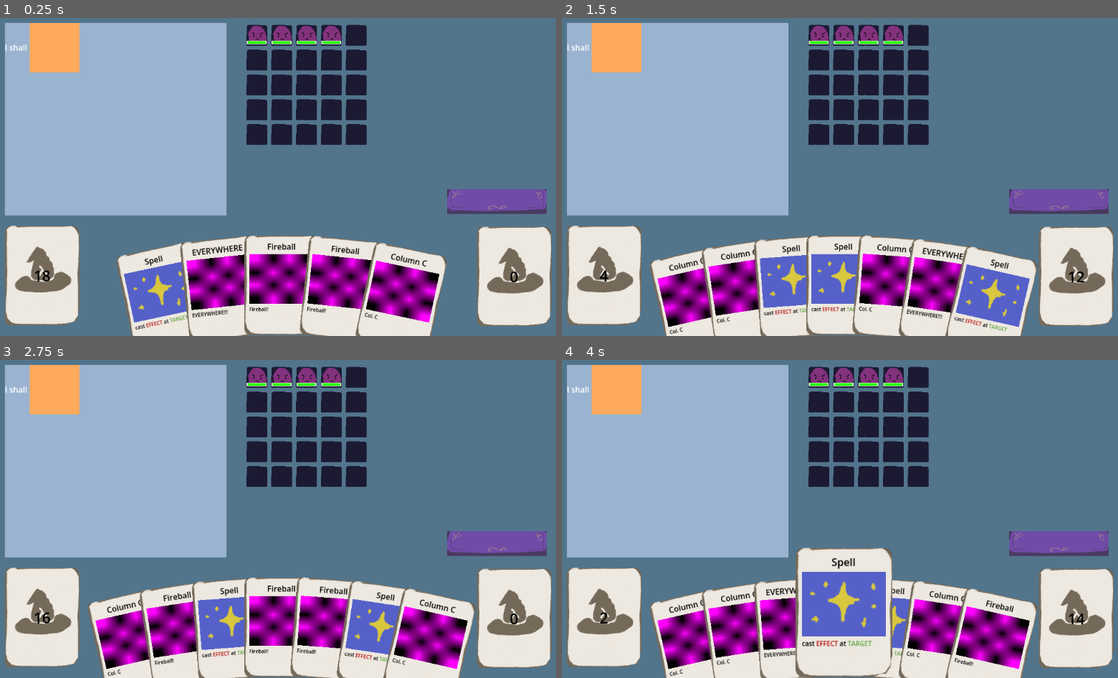
Above: before the commit, frames 1-4 (two rows, left to right).
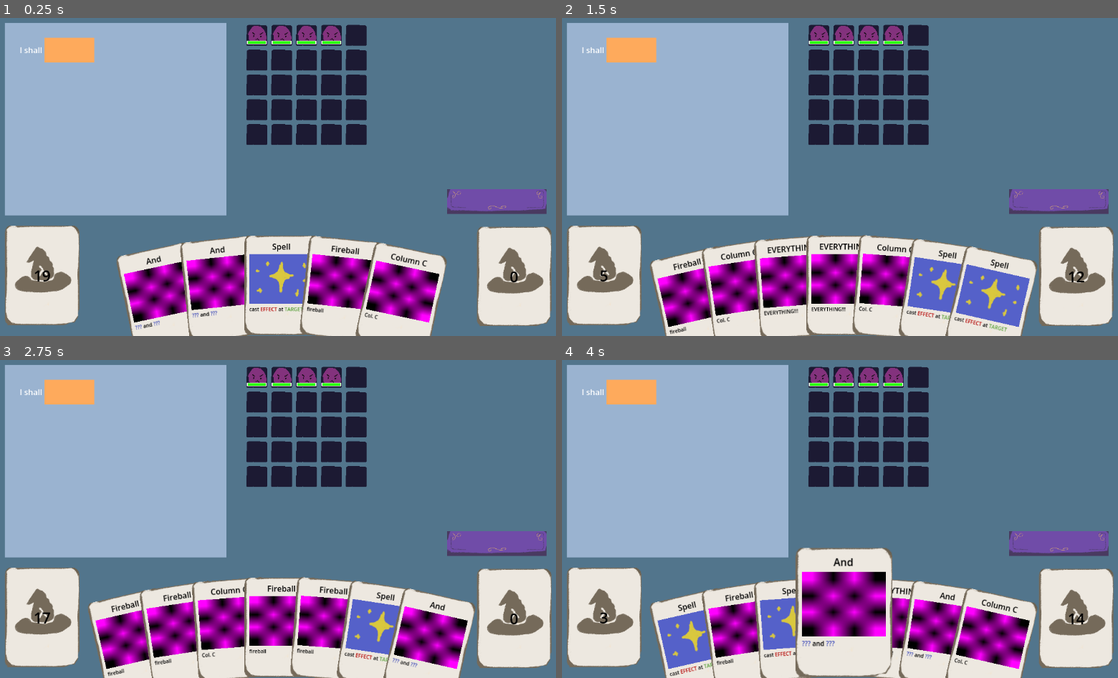
Above: after the commit, the same moments.

Repository: FlyingCheeseDemon/lexomancer
Game: Godot game, scene res://scenes/main.tscn
Same seed, same stepped clock (60 frames per second), same inputs: the game is played once before the commit and once after it.
Inputs (mouse positions are in pixels of both pictures, inside the frame that each line leads up to):
- Up to frame 1 (0.25 s): no input
- Up to frame 2 (1.5 s): click (1056, 202) at 0.5 s; click (1056, 202) at 1.25 s
- Up to frame 3 (2.75 s): click (494, 544) at 2 s
- Up to frame 4 (4 s): tap Enter at 2.75 s; drag from (617, 388) to (895, 445) at 2.77 s; tap Space at 3.5 s; drag from (617, 388) to (812, 582) at 3.52 s

The runs differ from the first frame. In frame 1, 4.9% of the frame differs, in the area x 0-59%, y 1-98%; in frame 2, 5.7%; in frame 3, 3.0%; in frame 4, 7.9%, in the area x 0-83%, y 1-100%.

Commit message:
refactor spell tree to be less convoluted and prettier
and conjunction AND included

Diff:
--- a/1_resources/statements/_statement_functions.gd
+++ b/1_resources/statements/_statement_functions.gd
@@ -4,13 +4,35 @@
 	var modifying:Statement = self_statement.substatement_pointers[0]
 	modifying.execute(gamestate)
 
-static func execute_fireball(_gamestate:Game,_self_statement:Statement) -> Callable:
-	return fireball
+static func execute_and(gamestate:Game,self_statement:Statement): # return value depends on situation
+	var substatement_1:Statement = self_statement.substatement_pointers[0]
+	var substatement_2:Statement = self_statement.substatement_pointers[1]
 
-static func fireball(battlefield:Battlefield,target:Vector2i) -> void:
-	var entity:Entity = battlefield.get_entity_from_position(target)
-	if entity:
-		entity.change_health(-5)
+	assert(substatement_1.type == substatement_2.type)
+	assert(substatement_1.type != 3) # conjuction type will always be overwritten on use
+	# {MODIFYING, TARGET, EFFECT, CONJUNCTION, ENTITY}
+	match substatement_1.type:
+		0: # modifying. these are full spells, just cast both
+			substatement_1.execute(gamestate)
+			substatement_2.execute(gamestate)
+		1: # target. these are arrays of coordinates, concatenate them and return
+			var vec1 = substatement_1.execute(gamestate)
+			var vec2 = substatement_2.execute(gamestate)
+			return vec1 + vec2
+		2: # effect. these return callables. construct a new callable which does both
+			# the arguments of the callables are the battlefield and the target positions
+			var func1 = substatement_1.execute(gamestate)
+			var func2 = substatement_2.execute(gamestate)
+
+			var combined_function = func (battlefield,target_arrays):
+				func1.call(battlefield,target_arrays)
+				func2.call(battlefield,target_arrays)
+
+			return combined_function
+		4:
+			# not implemented
+			pass
+
 
 static func execute_spell1(gamestate:Game,self_statement:Statement) -> void:
 	var effect:Statement = self_statement.substatement_pointers[0]
@@ -22,6 +44,26 @@
 	for target_position:Vector2i in target_spaces:
 		effect_function.call(gamestate.battlefield,target_position)
 
+static func execute_spell2(gamestate:Game,self_statement:Statement) -> void:
+	var effect:Statement = self_statement.substatement_pointers[0]
+	var target:Statement = self_statement.substatement_pointers[1]
+
+	var target_spaces:Array[Vector2i] = target.execute(gamestate)
+	var effect_function:Callable = effect.execute(gamestate)
+
+	for target_position:Vector2i in target_spaces:
+		effect_function.call(gamestate.battlefield,target_position)
+	for target_position:Vector2i in target_spaces:
+		effect_function.call(gamestate.battlefield,target_position)
+
+static func execute_fireball(_gamestate:Game,_self_statement:Statement) -> Callable:
+	return fireball
+
+static func fireball(battlefield:Battlefield,target:Vector2i) -> void:
+	var entity:Entity = battlefield.get_entity_from_position(target)
+	if entity:
+		entity.change_health(-5)
+
 static func execute_column_2(_gamestate:Game,_self_statement:Statement) -> Array[Vector2i]:
 	var column_2:Array[Vector2i] = [
 		Vector2i(2,0),
@@ -32,7 +74,7 @@
 	]
 	return column_2
 
-static func execute_everywhere(gamestate:Game,_self_statement:Statement) -> Array[Vector2i]:
+static func execute_everything(gamestate:Game,_self_statement:Statement) -> Array[Vector2i]:
 	var field:Battlefield = gamestate.battlefield
 	var everywhere:Array[Vector2i] = []
 	for i in range(field.width):
--- /dev/null
+++ b/1_resources/statements/conj_and.tres
@@ -0,0 +1,12 @@
+[gd_resource type="Resource" script_class="StatementData" format=3 uid="uid://ded5mm0o6b20r"]
+
+[ext_resource type="Script" uid="uid://bb7ks18k2laji" path="res://scripts/statement_data.gd" id="1_fonx7"]
+
+[resource]
+script = ExtResource("1_fonx7")
+type = 3
+name = "and"
+title = "And"
+text = "%0 and %1"
+substatement_types = Array[int]([3, 3])
+metadata/_custom_type_script = "uid://bb7ks18k2laji"
--- a/1_resources/statements/effect_fireball.tres
+++ b/1_resources/statements/effect_fireball.tres
@@ -7,5 +7,5 @@
 type = 2
 name = "fireball"
 title = "Fireball"
-text = "Fireball!"
+text = "fireball"
 metadata/_custom_type_script = "uid://bb7ks18k2laji"
--- /dev/null
+++ b/1_resources/statements/mod_spell2.tres
@@ -0,0 +1,10 @@
+[gd_resource type="Resource" script_class="StatementData" format=3 uid="uid://bagei0gwieovg"]
+
+[ext_resource type="Script" uid="uid://bb7ks18k2laji" path="res://scripts/statement_data.gd" id="1_5qbjv"]
+
+[resource]
+script = ExtResource("1_5qbjv")
+name = "spell2"
+title = "Double spell"
+text = "cast %0 at %1 twice"
+metadata/_custom_type_script = "uid://bb7ks18k2laji"
--- a/1_resources/statements/target_everywhere.tres
+++ b/1_resources/statements/target_everywhere.tres
@@ -1,11 +1,11 @@
-[gd_resource type="Resource" script_class="Statement" format=3 uid="uid://bspu4rn4aobrj"]
+[gd_resource type="Resource" script_class="StatementData" format=3 uid="uid://bspu4rn4aobrj"]
 
 [ext_resource type="Script" uid="uid://bb7ks18k2laji" path="res://scripts/statement_data.gd" id="1_bxskl"]
 
 [resource]
 script = ExtResource("1_bxskl")
 type = 1
-name = "everywhere"
-title = "EVERYWHERE"
-text = "EVERYWHERE!!!"
+name = "everything"
+title = "EVERYTHING"
+text = "EVERYTHING!!!"
 metadata/_custom_type_script = "uid://bb7ks18k2laji"
--- a/cardgame/card.gd
+++ b/cardgame/card.gd
@@ -4,14 +4,14 @@
 var image:Texture2D
 var description:String
 
-var statement_node:Statement #struct that contains other important data that will be handed around with the card
+var statement:Statement #struct that contains other important data that will be handed around with the card
 
 static func from_statement(statement:Statement) -> Card:
 	var obj = Card.new()
-	obj.statement_node = statement
-	obj.image = obj.statement_node.data.artwork
-	obj.title = obj.statement_node.data.title
-	obj.description = format_card_text(obj.statement_node.data.text,obj.statement_node.substatement_types)
+	obj.statement = statement
+	obj.image = obj.statement.data.artwork
+	obj.title = obj.statement.data.title
+	obj.description = format_card_text(obj.statement.data.text,obj.statement.substatement_types)
 
 	return obj
 
@@ -24,6 +24,8 @@
 			var index = int(substring[1])
 			var color = COLORS.ST_COLORS[substate_types[index]]
 			var type_name = ENUMS.ST_TYPES.keys()[substate_types[index]]
+			if type_name == "CONJUNCTION":
+				type_name = "???"
 			text = "[color=" + color + "]"+ type_name +"[/color]"
 		else:
 			text = substring
--- a/scenes/card_areas.tscn
+++ b/scenes/card_areas.tscn
@@ -27,10 +27,13 @@
 anchor_bottom = 1.0
 grow_horizontal = 2
 grow_vertical = 2
-theme_override_constants/margin_left = 10
-theme_override_constants/margin_top = 10
-theme_override_constants/margin_right = 10
-theme_override_constants/margin_bottom = 10
+theme_override_constants/margin_left = 30
+theme_override_constants/margin_top = 30
+theme_override_constants/margin_right = 30
+theme_override_constants/margin_bottom = 30
+
+[node name="HFlowContainer" type="HFlowContainer" parent="SpellBook/MarginContainer" unique_id=766937273]
+layout_mode = 2
 
 [node name="DrawPile" parent="." unique_id=40699837 instance=ExtResource("4_lttgl")]
 offset_left = 27.0
--- a/scenes/statement_block.tscn
+++ b/scenes/statement_block.tscn
@@ -1,6 +1,49 @@
 [gd_scene format=3 uid="uid://c0by51sty1a8c"]
 
-[ext_resource type="Script" uid="uid://by300s47rnr3u" path="res://scripts/statement_block.gd" id="1_jg8uj"]
+[sub_resource type="GDScript" id="GDScript_ifpyr"]
+script/source = "extends Container
+
+class_name StatementBlock
+
+const scene = \"res://scenes/statement_block.tscn\"
+
+var statement_node:Statement
+
+signal statement_block_clicked
+
+static func constructor(statement:Statement) -> StatementBlock:
+	var self_scene = load(scene)
+	var obj = self_scene.instantiate()
+	obj.statement_node = statement
+	return obj
+
+func _ready() -> void:
+	# generate sub-controls from statment.text
+	var sub_nodes:Array[Control] = generate_subnodes()
+	for sub_node:Control in sub_nodes:
+		self.add_child(sub_node)
+
+func generate_subnodes() -> Array[Control]:
+	var substrings:PackedStringArray = self.statement_node.data.text.split(\" \")
+	var node_array:Array[Control] = []
+	var new_node:Control
+	for substring:String in substrings:
+		if substring[0] == \"%\":
+			var index = int(substring[1])
+			# the subnode is a container where we can drop in another one.
+			# to do: make a scene which has all the necessary plumbing
+			new_node = StatementBlockReceiver.constructor(self.statement_node.substatement_types[index])
+			new_node.index = index
+			new_node.connect(\"receiver_clicked\",_on_receiver_clicked)
+		else:
+			new_node = Label.new()
+			new_node.text = substring
+		node_array.append(new_node)
+	return node_array
+
+func _on_receiver_clicked(receiverNode:StatementBlockReceiver) -> void:
+	statement_block_clicked.emit(self,receiverNode)
+"
 
 [node name="StatementBlock" type="HFlowContainer" unique_id=1812121764]
 anchors_preset = 15
@@ -8,4 +51,4 @@
 anchor_bottom = 1.0
 grow_horizontal = 2
 grow_vertical = 2
-script = ExtResource("1_jg8uj")
+script = SubResource("GDScript_ifpyr")
--- a/scenes/statement_block_receiver.tscn
+++ b/scenes/statement_block_receiver.tscn
@@ -7,12 +7,12 @@
 anchor_right = 1.0
 anchor_bottom = 1.0
 offset_right = -1052.0
-offset_bottom = -548.0
+offset_bottom = -598.0
 grow_horizontal = 2
 grow_vertical = 2
 script = ExtResource("1_t28a0")
 
 [node name="ColorRect" type="ColorRect" parent="." unique_id=199471403]
-custom_minimum_size = Vector2(100, 100)
+custom_minimum_size = Vector2(100, 50)
 layout_mode = 2
 mouse_filter = 2
--- a/scripts/card_areas.gd
+++ b/scripts/card_areas.gd
@@ -11,26 +11,31 @@
 func _ready() -> void:
 	hand.connect("mouse_entered",_on_hand_mouse_enter.bind(hand))
 	hand.connect("mouse_exited",_on_hand_mouse_exit.bind(hand))
-	var fireball:Statement
+	var statement:Statement
 	var new_card:Card
 	for i in range(7):
-		fireball = statement_manager.get_statement_by_name("spell1")
-		new_card = Card.from_statement(fireball)
+		statement = statement_manager.get_statement_by_name("spell1")
+		new_card = Card.from_statement(statement)
 		deck.add_top_deck(new_card)
 
 	for i in range(7):
-		fireball = statement_manager.get_statement_by_name("fireball")
-		new_card = Card.from_statement(fireball)
+		statement = statement_manager.get_statement_by_name("fireball")
+		new_card = Card.from_statement(statement)
 		deck.add_top_deck(new_card)
 
-	for i in range(7):
-		fireball = statement_manager.get_statement_by_name("column_2")
-		new_card = Card.from_statement(fireball)
+	for i in range(5):
+		statement = statement_manager.get_statement_by_name("column_2")
+		new_card = Card.from_statement(statement)
 		deck.add_top_deck(new_card)
 
 	for i in range(2):
-		fireball = statement_manager.get_statement_by_name("everywhere")
-		new_card = Card.from_statement(fireball)
+		statement = statement_manager.get_statement_by_name("everything")
+		new_card = Card.from_statement(statement)
+		deck.add_top_deck(new_card)
+
+	for i in range(3):
+		statement = statement_manager.get_statement_by_name("and")
+		new_card = Card.from_statement(statement)
 		deck.add_top_deck(new_card)
 
 	deck.shuffle()
@@ -43,11 +48,9 @@
 
 func set_root_spell() -> void:
 	var root = statement_manager.get_statement_by_name("root")
-	var block = StatementBlock.constructor(root)
-	spell_book.add_child(block)
-	spell_book.root_node = block
 	spell_book.root = root
-	block.connect("statement_block_clicked",_on_statement_block_clicked)
+	root.connect("statement_receiver_clicked",_on_statement_receiver_clicked)
+	spell_book.update_visuals()
 
 func _on_hand_card_dragged_in_hand(card:CardCtrl,source_hand:Hand) -> void:
 	if not drag_drop.dragged_card:
@@ -86,23 +89,22 @@
 		hand.add_card(card)
 	# redraw to ... idk 7?
 
-func add_statement_to_spellbook(target:StatementBlockReceiver, stat:Statement) -> void:
-	var block:StatementBlock = spell_book.add_statement(target, stat)
-	block.connect("statement_block_clicked",_on_statement_block_clicked)
+func add_statement_to_spellbook(target:Statement,index:int, stat:Statement) -> void:
+	spell_book.add_statement(target,index, stat)
+	stat.connect("statement_receiver_clicked",_on_statement_receiver_clicked)
 
-func _on_statement_block_clicked(clicked_block:StatementBlock,clicked_container:StatementBlockReceiver) -> void:
+func _on_statement_receiver_clicked(parent_statement:Statement,clicked_container:StatementBlockReceiver) -> void:
 	if not drag_drop.dragged_card:
 		return
 
-	if drag_drop.dragged_card.card.statement_node.type != clicked_container.type:
-		print("Cannot put card of type " + str(drag_drop.dragged_card.card.statement_node.type) + " into slot of type " + str(clicked_container.type))
+	if drag_drop.dragged_card.card.statement.type != ENUMS.ST_TYPES.CONJUNCTION and drag_drop.dragged_card.card.statement.type != clicked_container.type:
+		print("Cannot put card of type " + str(drag_drop.dragged_card.card.statement.type) + " into slot of type " + str(clicked_container.type))
 		return
 
-	self.add_statement_to_spellbook(clicked_container,drag_drop.dragged_card.card.statement_node)
-	discard.add_top_deck(drag_drop.dragged_card.card)
-	var temp = drag_drop.dragged_card
+	self.add_statement_to_spellbook(parent_statement,clicked_container.index,drag_drop.dragged_card.card.statement)
+
+	discard.add_top_deck(Card.from_statement(Statement.constructor(drag_drop.dragged_card.card.statement.data)))
 	drag_drop.dragged_card = null
-	temp.queue_free()
 
 func get_root_spell() -> Statement:
 	return spell_book.root
--- a/scripts/spell_book.gd
+++ b/scripts/spell_book.gd
@@ -2,19 +2,22 @@
 
 class_name SpellBook
 
-@onready var statement_container:Container = $MarginContainer
+@onready var statement_container:Container = $MarginContainer/HFlowContainer
 
 var root:Statement = null
-var root_node:StatementBlock
 
-func add_statement(target:StatementBlockReceiver, stat:Statement) -> StatementBlock:
-	var block = StatementBlock.constructor(stat)
-	target.add_child(block)
-	var parent_statement:Statement = target.get_parent().statement_node
-	var target_index_in_parent = target.index
-	parent_statement.set_substatement(stat,target_index_in_parent)
-	return block
+func add_statement(parent_statement:Statement,index:int, stat:Statement) -> void:
+	parent_statement.set_substatement(stat,index)
+	update_visuals()
+
+func update_visuals() -> void:
+	for child in statement_container.get_children():
+		child.queue_free()
+	if root:
+		var label_array = root.generate_text_recursively()
+		for element:Control in label_array:
+			statement_container.add_child(element)
 
 func clear() -> void:
-	self.root_node.queue_free()
 	self.root = null
+	update_visuals()
--- a/scripts/statement.gd
+++ b/scripts/statement.gd
@@ -14,9 +14,28 @@
 var substatement_pointers:Array[Statement] = []
 var substatement_types:Array[ENUMS.ST_TYPES] = []
 
+
+signal statement_receiver_clicked
+
+static func constructor(statement_data: StatementData) -> Statement:
+	var obj := self_scene.instantiate()
+	obj.data = statement_data.duplicate()
+	obj.type = obj.data.type
+	obj.execute_fnc = Callable(StatementFunctions, "execute_" + obj.data.name)
+	obj.substatement_types = obj.data.substatement_types.duplicate()
+	obj.substatement_pointers.resize(len(obj.data.substatement_types))
+	obj.substatement_pointers.fill(null)
+	return obj
+
 func set_substatement(statement:Statement,position:int) -> void:
 	assert(not self.substatement_pointers[position],\
 		"STATEMENT ERROR: Statement " + str(position) + " in " + self.data.title + " already set.")
+
+	if statement.type == ENUMS.ST_TYPES.CONJUNCTION: # adjust the conjunction to this type
+		statement.type = self.substatement_types[position]
+		for i in range(len(statement.substatement_types)):
+			statement.substatement_types[i] = self.substatement_types[position]
+
 	assert(statement.type == self.substatement_types[position],\
 		"STATEMENT TYPE ERROR: statement " + str(position) + " in " + self.data.title + " needs to be of type " +\
 		ENUMS.ST_TYPES.keys()[self.substatement_types[position]] + " and not " \
@@ -31,6 +50,10 @@
 		var temp:Statement = self.substatement_pointers[position]
 		self.substatement_pointers[position] = null
 		return temp
+
+func clear_all_substatements() -> void:
+	for i in range(len(substatement_pointers)):
+		self.clear_substatement(i)
 
 func execute(game:Game): # the return type for this depends on the type
 	for i in range(len(self.substatement_pointers)):
@@ -51,12 +74,28 @@
 			return false
 	return true
 
-static func constructor(statement_data: StatementData) -> Statement:
-	var obj := self_scene.instantiate()
-	obj.data = statement_data.duplicate()
-	obj.type = obj.data.type
-	obj.execute_fnc = Callable(StatementFunctions, "execute_" + obj.data.name)
-	obj.substatement_types = obj.data.substatement_types.duplicate()
-	obj.substatement_pointers.resize(len(obj.data.substatement_types))
-	obj.substatement_pointers.fill(null)
-	return obj
+func generate_text_recursively() -> Array[Control]:
+	var substrings:PackedStringArray = self.data.text.split(" ")
+	var node_array:Array[Control] = []
+	var new_node:Control
+	for substring:String in substrings:
+		if substring[0] == "%":
+			var index = int(substring[1])
+			if substatement_pointers[index]:
+				var subarray = substatement_pointers[index].generate_text_recursively()
+				node_array = node_array + subarray
+			else:
+				# the subnode is a container where we can drop in another one.
+				# to do: make a scene which has all the necessary plumbing
+				new_node = StatementBlockReceiver.constructor(self.substatement_types[index])
+				new_node.index = index
+				new_node.connect("receiver_clicked",_on_receiver_clicked)
+				node_array.append(new_node)
+		else:
+			new_node = Label.new()
+			new_node.text = substring
+			node_array.append(new_node)
+	return node_array
+
+func _on_receiver_clicked(receiverNode:StatementBlockReceiver) -> void:
+	statement_receiver_clicked.emit(self,receiverNode)
--- a/scripts/statement_block.gd
+++ /dev/null
@@ -1,42 +0,0 @@
-extends Container
-
-class_name StatementBlock
-
-const scene = "res://scenes/statement_block.tscn"
-
-var statement_node:Statement
-
-signal statement_block_clicked
-
-static func constructor(statement:Statement) -> StatementBlock:
-	var self_scene = load(scene)
-	var obj = self_scene.instantiate()
-	obj.statement_node = statement
-	return obj
-
-func _ready() -> void:
-	# generate sub-controls from statment.text
-	var sub_nodes:Array[Control] = generate_subnodes()
-	for sub_node:Control in sub_nodes:
-		self.add_child(sub_node)
-
-func generate_subnodes() -> Array[Control]:
-	var substrings:PackedStringArray = self.statement_node.data.text.split(" ")
-	var node_array:Array[Control] = []
-	var new_node:Control
-	for substring:String in substrings:
-		if substring[0] == "%":
-			var index = int(substring[1])
-			# the subnode is a container where we can drop in another one.
-			# to do: make a scene which has all the necessary plumbing
-			new_node = StatementBlockReceiver.constructor(self.statement_node.substatement_types[index])
-			new_node.index = index
-			new_node.connect("receiver_clicked",_on_receiver_clicked)
-		else:
-			new_node = Label.new()
-			new_node.text = substring
-		node_array.append(new_node)
-	return node_array
-
-func _on_receiver_clicked(receiverNode:StatementBlockReceiver) -> void:
-	statement_block_clicked.emit(self,receiverNode)
Not shown, removed: scripts/statement_block.gd.uid
